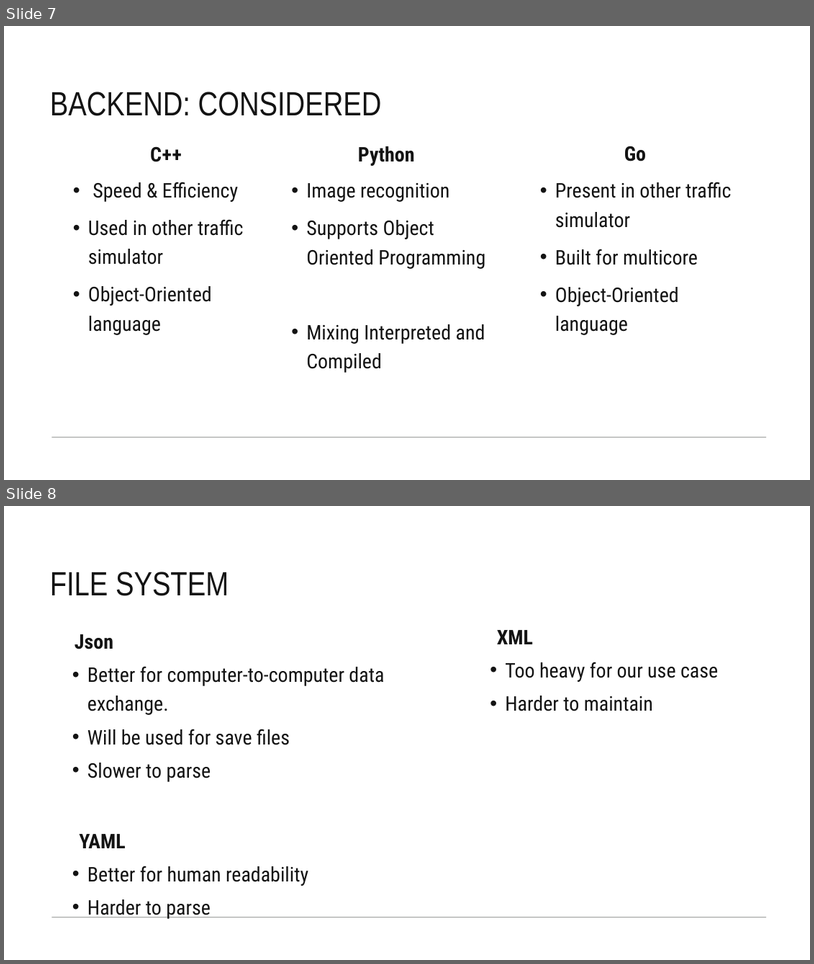
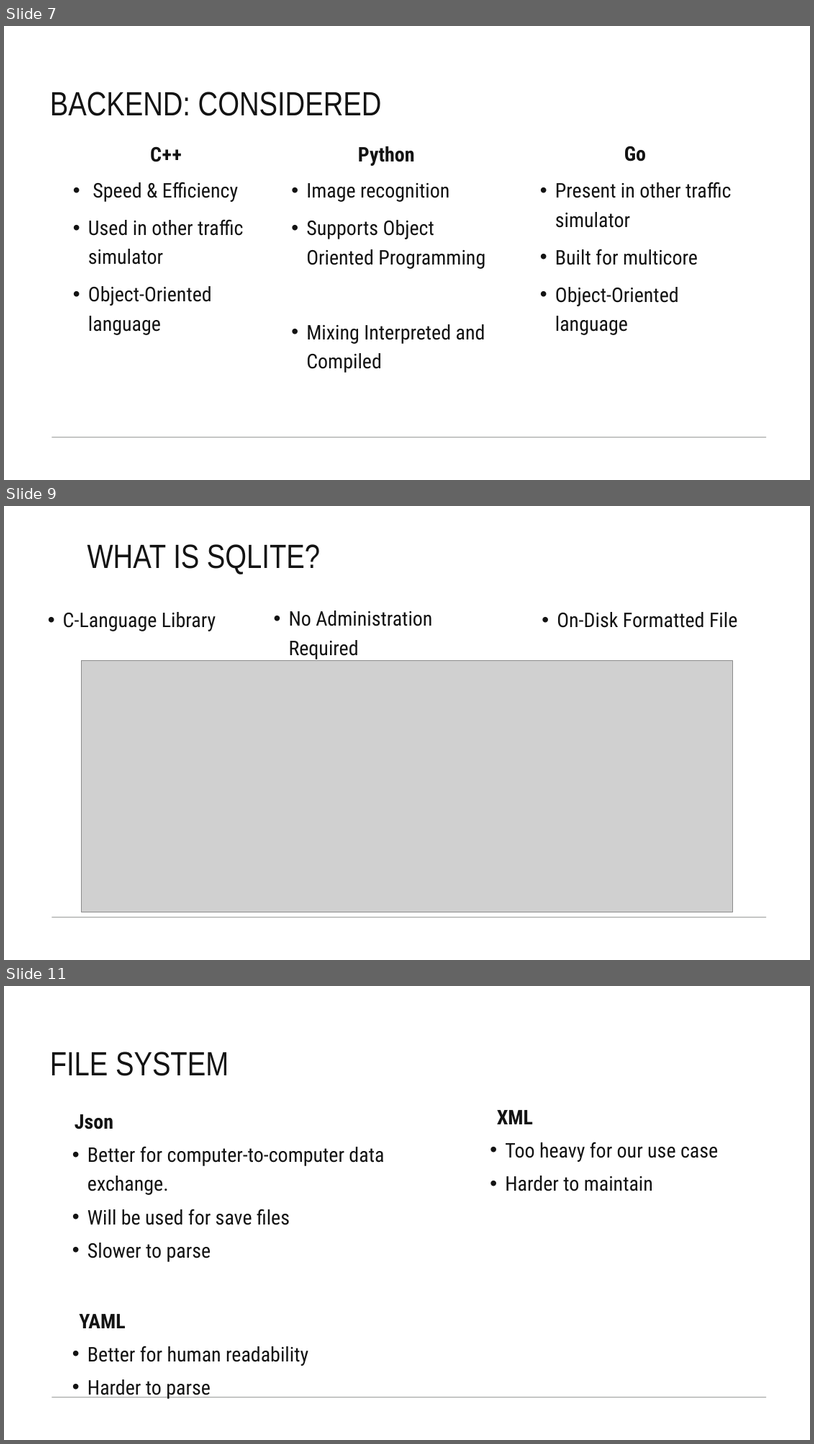
Before and after one commit to Team-Gala-JP/Team-Gala-JP, a slide deck: Team Gala Tech Stack.pptx. Shown one above the other, each under a label of ours: slides 7 and 8 before the commit, slides 7, 9 and 11 after it; the slides between them are not shown. The pictures are 814x964 and 814x1444 pixels, drawn with LibreOffice and Linux fonts; fonts in the diff are those of the drawing; grey boxes stand for pictures. Boxes give left, top, right and bottom in pixels: in the first picture for what was removed or moved away, otherwise in the second. Text is boxed around its words. In the diff, an @@ line names an element or a change of style, - is before the commit and + after.

```diff
--- a/Team Gala Tech Stack.pptx
+++ b/Team Gala Tech Stack.pptx
@@ slide 9 added at (4, 506, 810, 960), background #FFFFFF; not listed: 1 template element that a slide beside it also shows @@
@@ title added at (88, 544, 320, 574), 40 pt, text #131313 @@
+WHAT IS SQLITE?
@@ text added at (63, 612, 216, 631), 24 pt, text #131313 @@
+• C-Language Library
@@ text added at (289, 610, 432, 659), 24 pt, text #131313 @@
+• No Administration Required
@@ text added at (557, 612, 738, 628), 24 pt, text #131313 @@
+• On-Disk Formatted File
@@ picture added at (82, 660, 733, 912) @@
@@ what was slide 8 is now slide 11 @@
```
Also in this commit, not shown: 2 other slides added.
